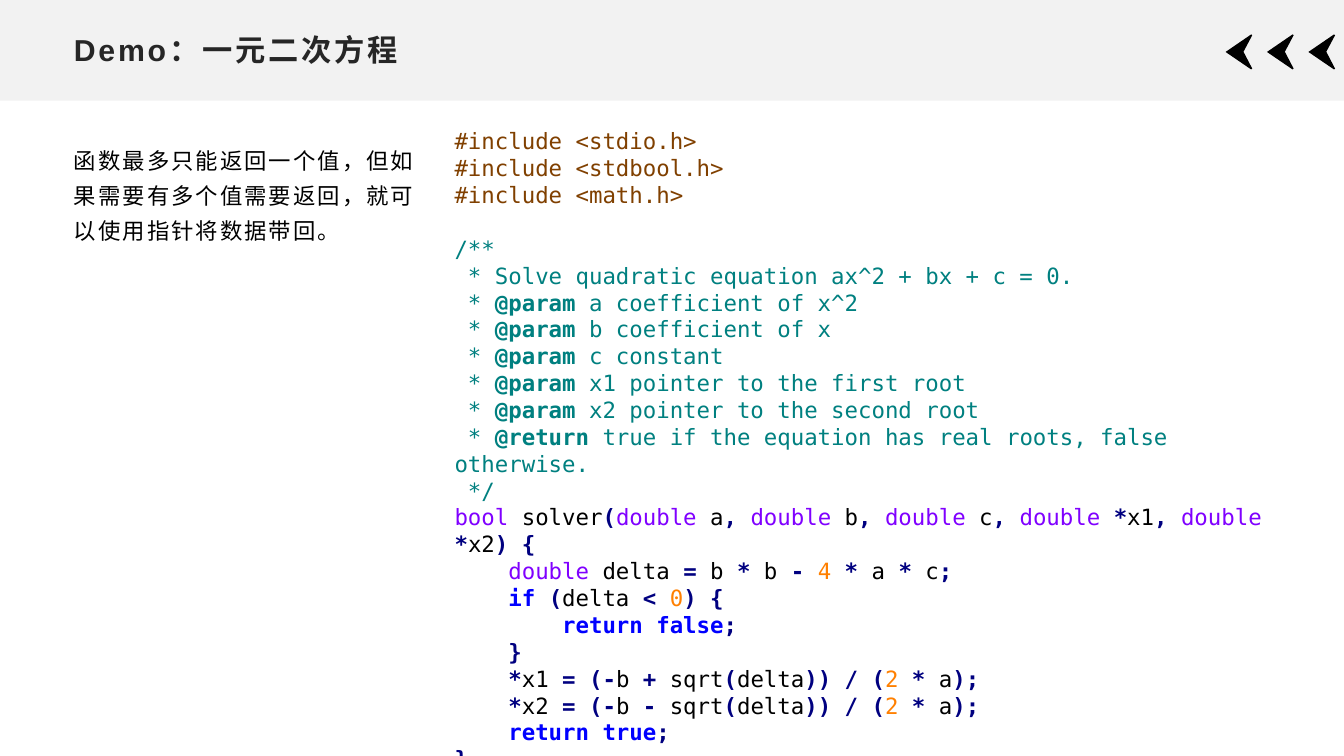
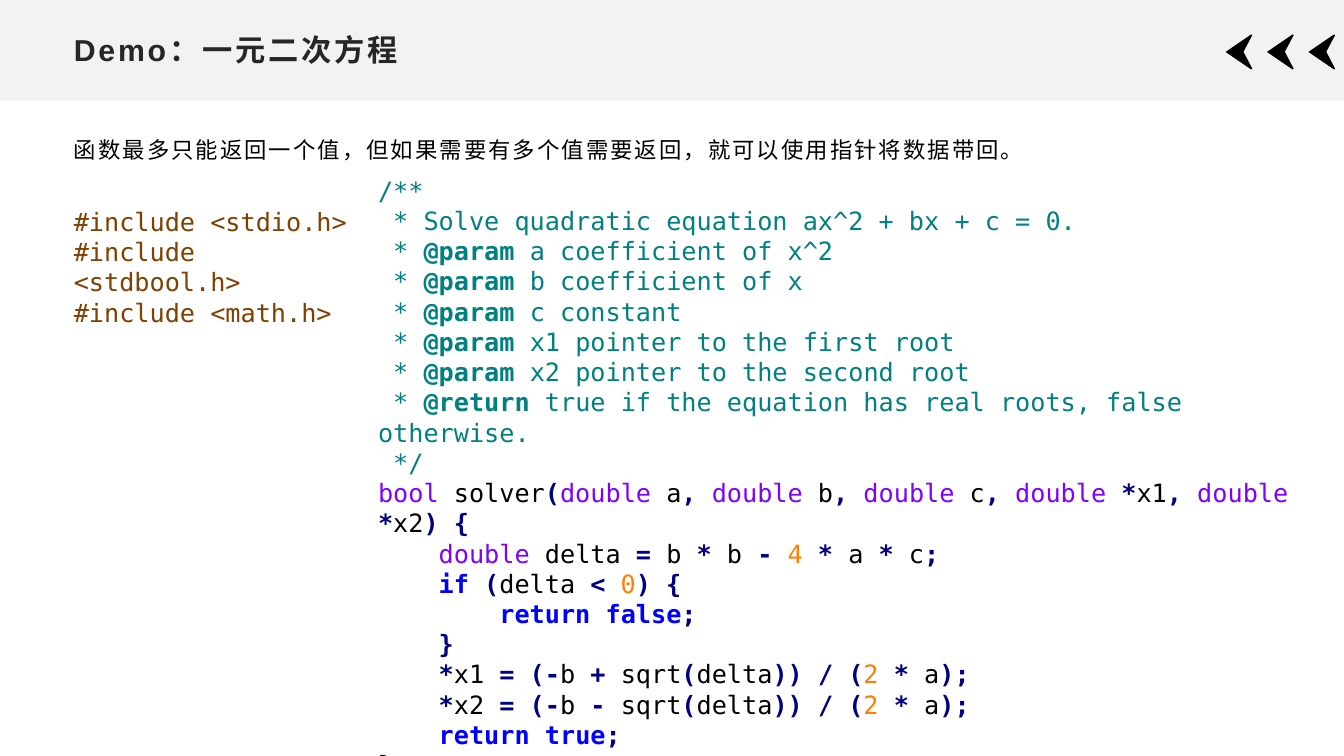
Before and after one commit to xdai02/C, a slide deck: slide 7 of slides/Chapter7.pptx. Drawn at 1344x756 pixels with LibreOffice and Linux fonts; fonts in the diff are those of the drawing. Boxes give left, top, right and bottom in pixels: in the first picture for what was removed or moved away, otherwise in the second. Text is boxed around its words. In the diff, an @@ line names an element or a change of style, - is before the commit and + after.

```diff
--- a/slides/Chapter7.pptx
+++ b/slides/Chapter7.pptx
@@ text "函数最多只能返回一个值，但如果需要有多个值需要返回，就可以使用指针将数据带回。" rewrapped from (74, 150, 414, 241) to (74, 139, 1023, 161) @@
@@ text at (455, 132, 724, 204): paragraphs removed @@
-#include <stdio.h>
-#include <stdbool.h>
-#include <math.h>
@@ text "/**": place and size @@
-text "/**" at (455, 132, 1262, 743)
+text "/**" at (378, 210, 1288, 745)
@@ text "/**" at (378, 210, 1288, 745): size 16 to 18 pt @@
@@ text added at (74, 211, 347, 323), 18 pt, text #804000 @@
+#include <stdio.h>
+#include <stdbool.h>
+#include <math.h>
```
Also in this commit, not shown: 5 other slides changed, 21 slides added, 2 other files.
